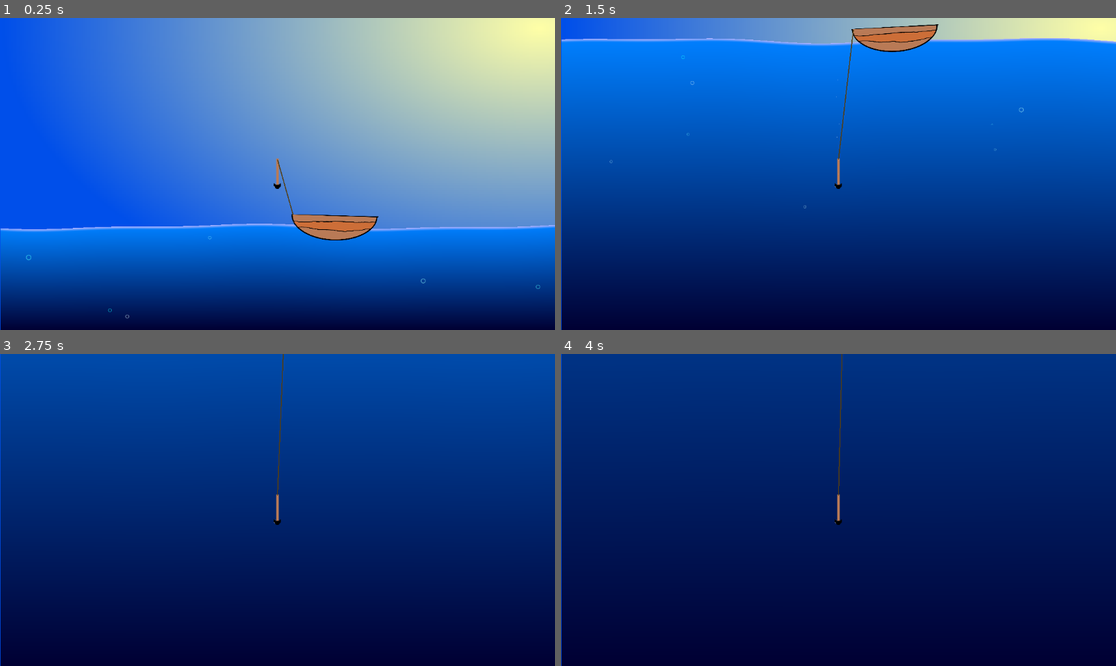
Above: before the commit, frames 1-4 (two rows, left to right).
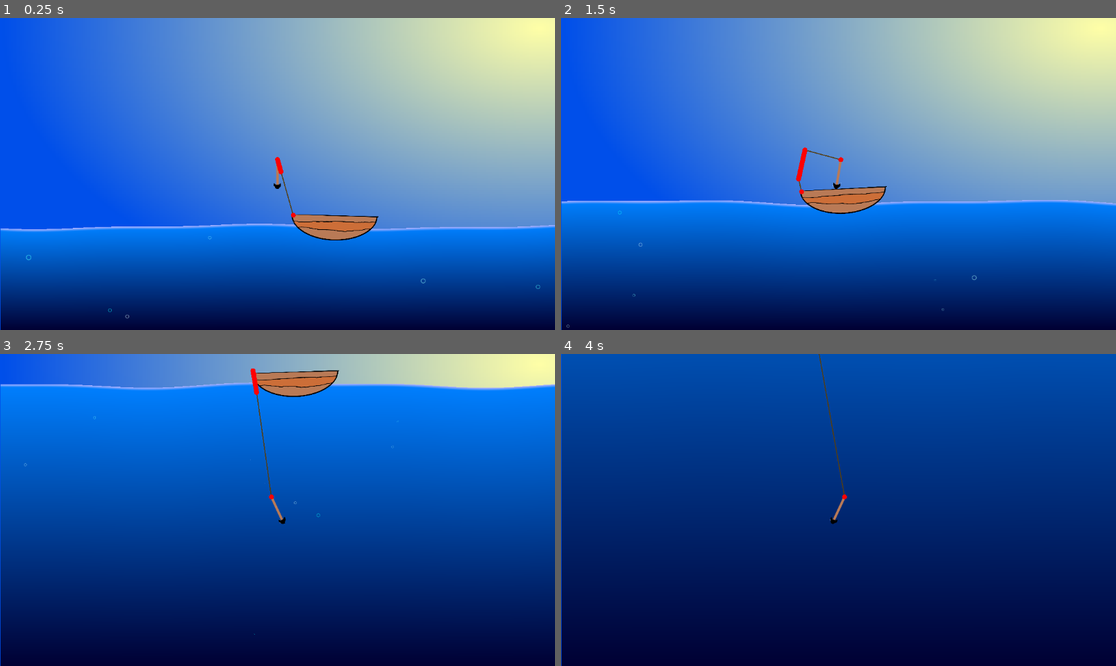
Above: after the commit, the same moments.

Repository: Duckslayer/Fishy
Game: Godot game, scene res://game.tscn
The game is run twice, just before and just after one commit, with the same random seed, the same clock (stepped at 60 frames per second) and the same inputs.
Inputs:
- Up to frame 1 (0.25 s): no input
- Up to frame 2 (1.5 s): tap Enter (ui_accept) at 0.5, 0.77, 0.8, 1.07, 1.35 s; hold D (Right, bound only after the commit) 0.53-1.28 s; tap Space (Launch, bound only after the commit) at 0.6 s; hold A (Left, bound only after the commit) from 1.28 s (still down)
- Up to frame 3 (2.75 s): tap Enter (ui_accept) at 1.52, 1.82, 2.3 s; tap Space (Launch, bound only after the commit) at 1.55, 2.1 s; release A (Left, bound only after the commit) at 2.03 s; hold D (Right, bound only after the commit) from 2.03 s (still down)
- Up to frame 4 (4 s): tap Space (Launch, bound only after the commit) at 2.85 s; tap Enter (ui_accept) at 3.02, 3.32, 3.6, 3.77 s; release D (Right, bound only after the commit) at 3.53 s; hold A (Left, bound only after the commit) from 3.53 s (still down)

The runs differ from the first frame. In frame 1, less than 0.1% of the frame differs, in the area x 49-54%, y 44-64%; in frame 2, 83%, in the area x 0-100%, y 2-100%; in frame 3, 77%; in frame 4, 45%.

Commit message:
Before push

Diff:
--- a/background.tscn
+++ b/background.tscn
@@ -24,6 +24,8 @@
 shader_parameter/wave_speed = 2.0
 shader_parameter/surface_level = 0.5
 shader_parameter/global_depth = 0.0
+shader_parameter/wave_intensity = 0.5
+shader_parameter/wave_steepness = 1.0
 
 [node name="Background" type="Node2D"]
 
--- a/game.tscn
+++ b/game.tscn
@@ -27,6 +27,7 @@
 [node name="Rope" type="Line2D" parent="."]
 width = 2.0
 default_color = Color(0.33102924, 0.24277017, 0.07761017, 1)
+joint_mode = 2
 script = ExtResource("4_fc0e3")
 boat_marker_path = NodePath("../Boat/BoatRopeMarker")
 harpoon_marker_path = NodePath("../Harpoon/HarpoonRopeMarker")
--- /dev/null
+++ b/godrays.gdshader
@@ -0,0 +1,26 @@
+shader_type canvas_item;
+
+global uniform float wave_time;
+uniform vec4 ray_color : source_color = vec4(1.0, 1.0, 1.0, 0.3);
+uniform float ray_count = 12.0;
+
+// Function to generate pseudo-random noise for the rays
+float noise(float x) {
+    return fract(sin(x * 12.9898) * 43758.5453);
+}
+
+void fragment() {
+    // 1. Create vertical streaks
+    float streaks = sin(UV.x * ray_count + wave_time * 0.5);
+    streaks += sin(UV.x * ray_count * 2.1 - wave_time * 0.3) * 0.5;
+
+    // 2. Fade them out as they go down (depth)
+    float vertical_fade = 1.0 - UV.y;
+
+    // 3. Add some "shimmer"
+    float shimmer = noise(UV.x + wave_time * 0.1);
+
+    float final_rays = clamp(streaks, 0.0, 1.0) * vertical_fade * shimmer;
+
+    COLOR = vec4(ray_color.rgb, final_rays * ray_color.a);
+}
--- a/harpoon.gd
+++ b/harpoon.gd
@@ -1,45 +1,60 @@
 extends CharacterBody2D
 
 @export var dive_speed = 400.0
-@export var retract_speed = 600.0
+@export var retract_speed = 6000.0
+@export var steering_speed = 3.0
+@export var max_turn_rad = deg_to_rad(25.0)
 
 enum State { IDLE, DIVING, RETRACTING }
 var current_state = State.IDLE
 
 @onready var trail_particles = $TrailBubblesParticles
+@onready var start_position = global_position
 
 func _physics_process(delta: float) -> void:
 	match current_state:
 		State.IDLE:
-			handle_idle_input()
+			handle_idle_input(delta)
 		State.DIVING:
 			handle_diving(delta)
 		State.RETRACTING:
 			handle_retracting(delta)
 
-	#%Background.get_node("WaterCanvas/WaterRect").material.set_shader_parameter("harpoon_y", global_position.y)
+func handle_idle_input(delta):
+	turn(delta)
+	move_and_slide()
 
-func handle_idle_input():
-	if Input.is_action_just_pressed("ui_accept"):
+	if Input.is_action_just_pressed("Launch"):
 		current_state = State.DIVING
 		trail_particles.emitting = true
+		start_position = global_position
 
 func handle_diving(delta):
-	velocity.y = dive_speed
+	turn(delta)
+
+	velocity = Vector2.DOWN.rotated(rotation) * dive_speed
+
 	move_and_slide()
 
-	# Condition 1: Max depth safety check (example)
 	if global_position.y > 20000:
 		return_to_boat()
 
 func handle_retracting(delta):
-	var target_y = 0
-	global_position.y = move_toward(global_position.y, target_y, retract_speed * delta)
-
+	global_position = global_position.move_toward(start_position, retract_speed * delta)
+	rotation = move_toward(rotation, 0.0, steering_speed * delta)
 	# Once we reach the top, reset
-	if global_position.y <= target_y:
+	if global_position.distance_to(start_position) < 1.0:
 		current_state = State.IDLE
 		trail_particles.emitting = false
+		rotation = 0 # Ensure perfectly straight
+		global_position = start_position
+
+func turn(delta):
+	var turn_dir = Input.get_axis("Right", "Left")
+
+	if turn_dir:
+		rotation += turn_dir * steering_speed * delta
+	rotation = clamp(rotation, -max_turn_rad, max_turn_rad)
 
 func return_to_boat():
 	if current_state == State.DIVING:
--- a/project.godot
+++ b/project.godot
@@ -14,3 +14,28 @@
 run/main_scene="uid://7tankufgnxmc"
 config/features=PackedStringArray("4.5", "Forward Plus")
 config/icon="res://icon.svg"
+
+[input]
+
+Left={
+"deadzone": 0.2,
+"events": [Object(InputEventKey,"resource_local_to_scene":false,"resource_name":"","device":-1,"window_id":0,"alt_pressed":false,"shift_pressed":false,"ctrl_pressed":false,"meta_pressed":false,"pressed":false,"keycode":0,"physical_keycode":65,"key_label":0,"unicode":97,"location":0,"echo":false,"script":null)
+]
+}
+Right={
+"deadzone": 0.2,
+"events": [Object(InputEventKey,"resource_local_to_scene":false,"resource_name":"","device":-1,"window_id":0,"alt_pressed":false,"shift_pressed":false,"ctrl_pressed":false,"meta_pressed":false,"pressed":false,"keycode":0,"physical_keycode":68,"key_label":0,"unicode":100,"location":0,"echo":false,"script":null)
+]
+}
+Launch={
+"deadzone": 0.2,
+"events": [Object(InputEventKey,"resource_local_to_scene":false,"resource_name":"","device":-1,"window_id":0,"alt_pressed":false,"shift_pressed":false,"ctrl_pressed":false,"meta_pressed":false,"pressed":false,"keycode":0,"physical_keycode":32,"key_label":0,"unicode":32,"location":0,"echo":false,"script":null)
+]
+}
+
+[shader_globals]
+
+wave_time={
+"type": "float",
+"value": 0.0
+}
--- a/rope.gd
+++ b/rope.gd
@@ -1,19 +1,65 @@
 extends Line2D
 
+@export_group("Targets")
 @export var boat_marker_path : NodePath
 @export var harpoon_marker_path : NodePath
+
+@export_group("Physics")
+@export var rope_points : int = 500
+@export var rope_drag : float = 1.0 # Lower = loose/wavy, Higher = tight
+@export_range(1.0, 10.0) var density_falloff : float = 4.0
 
 @onready var boat_marker = get_node(boat_marker_path)
 @onready var harpoon_marker = get_node(harpoon_marker_path)
 
+@export var debug_points : bool = true
+
 func _ready():
-	# Ensure the line starts with exactly two points
+	# Initialize the line with the correct number of segments
 	clear_points()
-	add_point(Vector2.ZERO)
-	add_point(Vector2.ZERO)
+	add_point(boat_marker.global_position)
+	for i in range(1, rope_points):
+		add_point(harpoon_marker.global_position)
 
-func _process(_delta):
-	if boat_marker and harpoon_marker:
-		# We use to_local because Line2D points are relative to the Line2D's own position
-		set_point_position(0, to_local(boat_marker.global_position))
-		set_point_position(1, to_local(harpoon_marker.global_position))
+func _process(delta):
+	if !boat_marker or !harpoon_marker:
+		return
+
+	var start_pos = boat_marker.global_position #to_local(boat_marker.global_position)
+	var end_pos = harpoon_marker.global_position #to_local(harpoon_marker.global_position)
+
+	# Set first and last
+	set_point_position(0, start_pos)
+	set_point_position(points.size() - 1, end_pos)
+
+	for i in range(1, points.size() - 1): # Do not include the first or last point
+		# Find where this point "should" be on a perfectly straight line
+		var ratio = float(i) / float(points.size() - 1)
+		var curved_ratio = 1.0 - pow(1.0 - ratio, density_falloff)
+
+		var ideal_pos = start_pos.lerp(end_pos, ratio)
+
+		# Get where the point currently is
+		var current_pos = get_point_position(i)
+
+		# Gently move the current point toward the ideal point
+		# The 'rope_drag' controls how fast it catches up
+		var new_pos = current_pos.lerp(ideal_pos, rope_drag * delta)
+
+		set_point_position(i, new_pos)
+
+	queue_redraw()
+
+func _draw():
+	if !debug_points:
+		return
+
+	for i in range(get_point_count()):
+		var pos = get_point_position(i)
+
+		# Draw a small red circle at the point's location
+		# Syntax: draw_circle(position, radius, color)
+		draw_circle(pos, 5.0, Color.RED)
+
+		# Optional: Draw the index number to see the ordering
+		# draw_string(ThemeDB.fallback_font, pos + Vector2(5, -5), str(i))
Not shown, added: godrays.gdshader.uid
